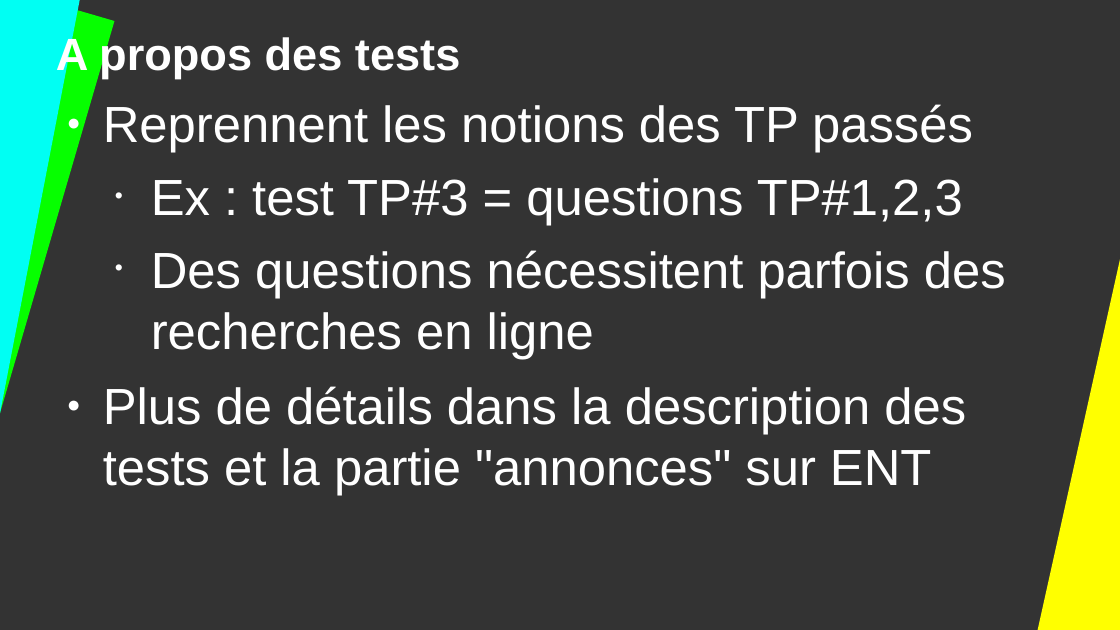
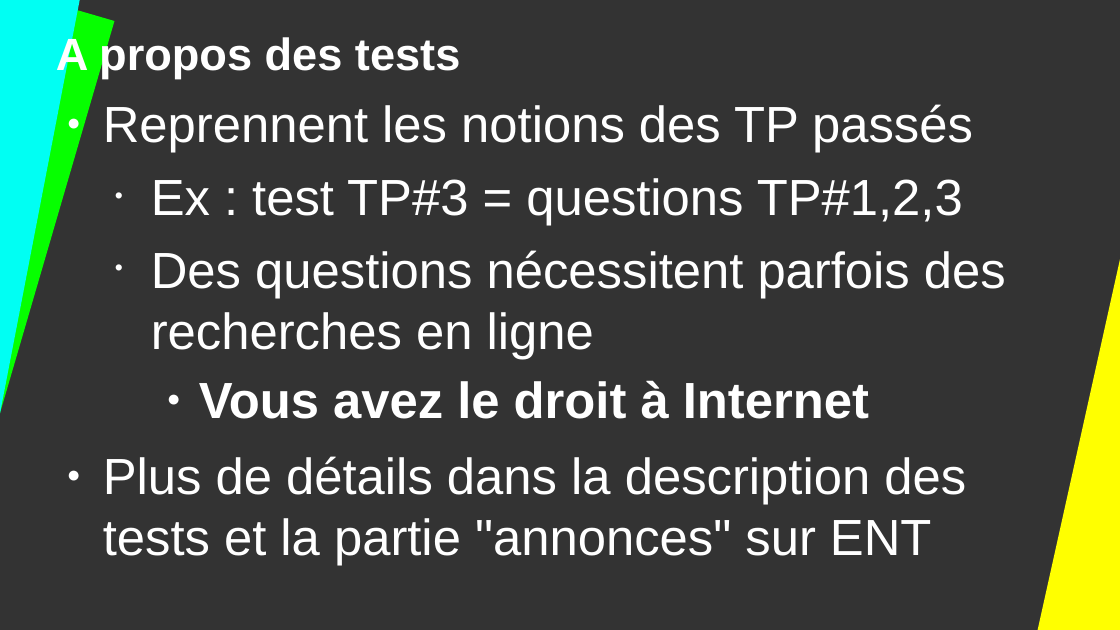
Before and after one commit to DanYellow/cours, a slide deck: slide 67 of integration-web-s1/travaux-pratiques/numero-1/presentation.odp. Drawn at 1120x630 pixels with LibreOffice and Linux fonts; fonts in the diff are those of the drawing. Boxes give left, top, right and bottom in pixels: in the first picture for what was removed or moved away, otherwise in the second. Text is boxed around its words. In the diff, an @@ line names an element or a change of style, - is before the commit and + after.

```diff
--- a/integration-web-s1/travaux-pratiques/numero-1/presentation.odp
+++ b/integration-web-s1/travaux-pratiques/numero-1/presentation.odp
@@ text at bbox=[199, 380, 869, 419]: paragraph added @@
+    ● Vous avez le droit à Internet
```
Also in this commit, not shown: 5 other slides changed, 18 other files.
